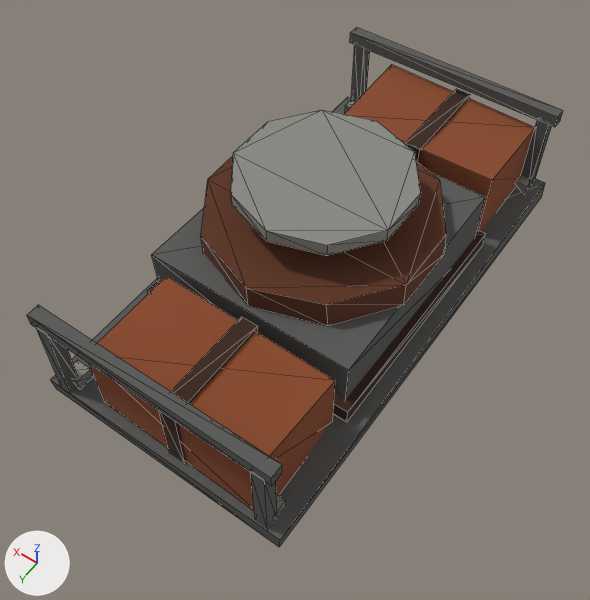
A saved change to the glTF model public/models/wmount_cradle.glb.
Before and after are seen from a camera (50 mm lens) standing at (-0.672, 1.045, 1.522) and looking at (-0.019, 0.131, 0.086). Arrows for +X, +Y and +Z are at lower left; the lights stay in place. The first picture is the older version. Mesh edges are drawn as thin lines. Vertices at exactly the same position are counted once.

Names of what the first picture shows: 'wmount_cradle'.
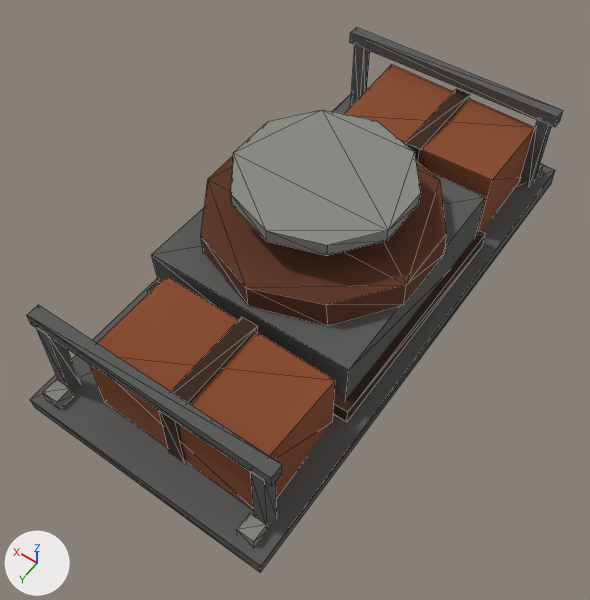
Patch to the scene script:
```diff
--- a/public/models/wmount_cradle.glb.py
+++ b/public/models/wmount_cradle.glb.py
@@ me_cube @@
 # used by ob_wmount_cradle; location = (0.0, 0.0, 0.0)
 # before: 0 (-0.305, -0.579, -0.001) at pixel (541, 196), 1 (-0.302, -0.583, 0.043) at pixel (545, 183), 2 (-0.304, 0.582, 0.002) at pixel (279, 547), 3 (-0.307, 0.582, 0.041) at pixel (280, 540), 4 (0.303, -0.578, 0.0)
 # before: 5 (0.306, -0.582, 0.041) at pixel (347, 96), 6 (0.302, 0.577, -0.002) at pixel (56, 388), 7 (0.302, 0.581, 0.038) at pixel (50, 379)
-me_cube.from_pydata(...)  # 192 vertices, 304 faces; spans x -0.307..0.306, y -0.583..0.582, z -0.002..0.36
+me_cube.from_pydata(...)  # 192 vertices, 304 faces; spans x -0.307..0.306, y -0.643..0.642, z -0.002..0.36
+# me_cube part 1: the loose piece of 8 vertices spanning x -0.275..-0.235, y -0.56..-0.52, z 0.035..0.065 is moved by (0.0, -0.06, 0.0)
+# me_cube part 2: the loose piece of 8 vertices spanning x -0.275..-0.235, y 0.52..0.56, z 0.035..0.065 is moved by (0.0, 0.06, 0.0)
+# me_cube part 3: the loose piece of 8 vertices spanning x 0.235..0.275, y -0.56..-0.52, z 0.035..0.065 is moved by (0.0, -0.06, 0.0)
+# me_cube part 4: the loose piece of 8 vertices spanning x 0.235..0.275, y 0.52..0.56, z 0.035..0.065 is moved by (0.0, 0.06, 0.0)
+# me_cube part 5
+for i in [0, 1, 4, 5]: me_cube.vertices[i].co += Vector((0.0, -0.06, 0.0))
+for i in [2, 3, 6, 7]: me_cube.vertices[i].co += Vector((0.0, 0.06, 0.0))
 me_cube.materials.append(mat_metal)
```

Changed parts and their boxes (x1, y1, x2, y2) in the pictures (590 x 600 px; the box of a moved part takes in the faces that stretch with it):
'wmount_cradle', reshaped
    before: (27, 27, 563, 547)
    after: (27, 27, 563, 572)
part 1 of me_cube, moved or reshaped
    before: (515, 176, 533, 193)
    after: (535, 163, 544, 179)
part 2 of me_cube, moved or reshaped
    before: (273, 494, 286, 522)
    after: (237, 513, 267, 547)
part 3 of me_cube, moved or reshaped (not visible afterwards)
    before: (345, 101, 355, 113)
part 4 of me_cube, moved or reshaped
    before: (73, 360, 93, 388)
    after: (43, 379, 73, 409)
part 5 of me_cube, moved or reshaped
    before: (51, 97, 545, 547)
    after: (30, 94, 555, 572)
